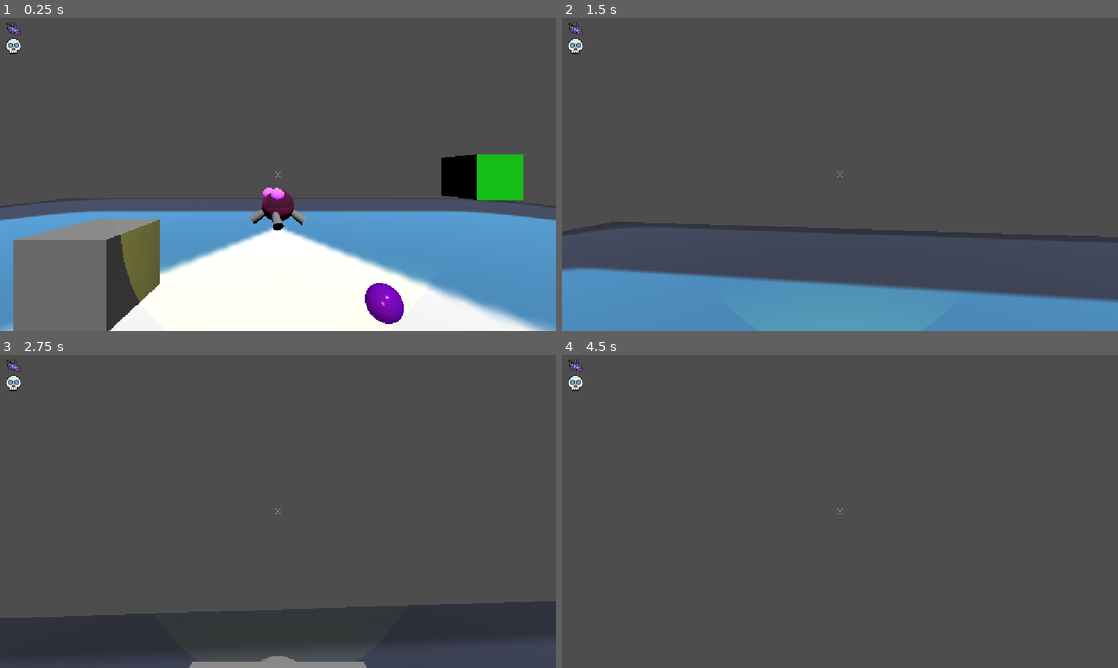
Above: before the commit, frames 1-4 (two rows, left to right).
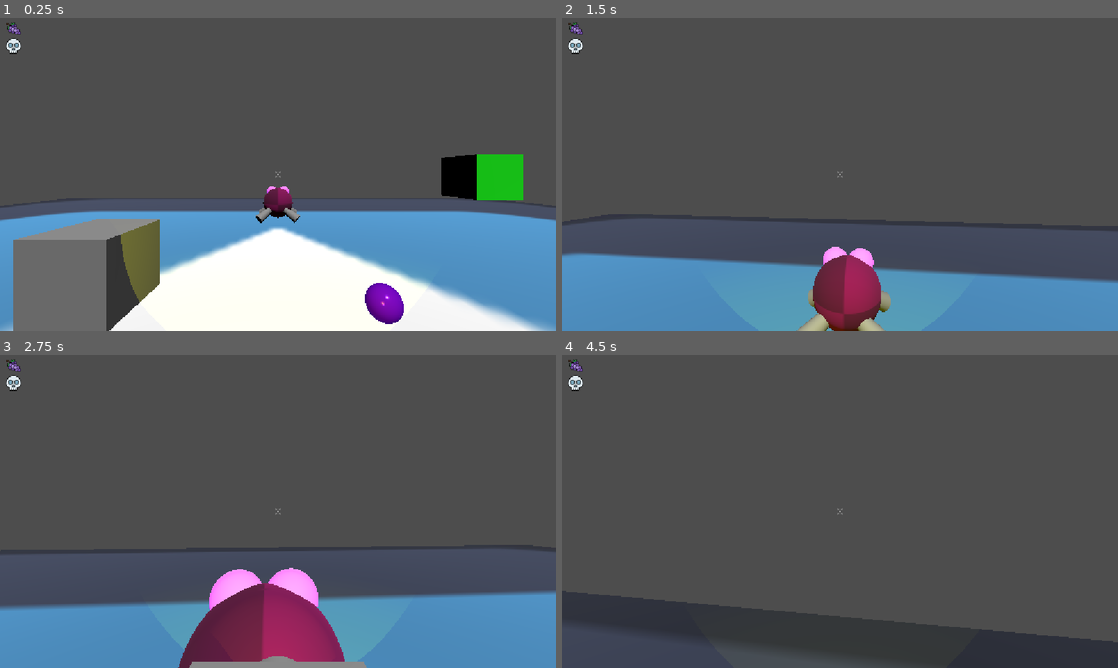
Above: after the commit, the same moments.

Repository: BrokHoly/spark-them-all
Game: Godot game, scene res://levels/sand_box.tscn
The game is run twice, just before and just after one commit, with the same random seed, the same clock (stepped at 60 frames per second) and the same inputs. The engine's default icon, where the game draws it, is replaced by a stand-in: a white triangle on a blue panel in a dark square.
Inputs (mouse positions are in pixels of both pictures, inside the frame that each line leads up to):
- Up to frame 1 (0.25 s): no input
- Up to frame 2 (1.5 s): move the mouse to (867, 174) at 0.52 s; press the mouse at (867, 174) at 0.53 s; hold W (move_forward) from 0.53 s (still down); tap Space (jump) at 0.77 s; move the mouse to (812, 174) at 1.27 s; release the mouse at (812, 174) at 1.28 s; tap F (interact) at 1.35 s
- Up to frame 3 (2.75 s): keep holding W (move_forward); tap Space (jump) at 1.52 s; move the mouse to (289, 505) at 2.02 s; hold Ctrl (sprint) from 2.03 s (still down)
- Up to frame 4 (4.5 s): keep holding W (move_forward); move the mouse to (834, 517) at 2.77 s; release Ctrl (sprint) at 2.78 s; click (834, 517) at 2.85 s; tap Space (jump) at 3.02, 3.77 s; move the mouse to (878, 514) at 3.52 s; hold F (interact) 3.53-4.28 s; move the mouse to (795, 508) at 4.27 s; tap Ctrl (sprint) at 4.35 s

The runs differ from the first frame. In frame 1, 0.6% of the frame differs, in the area x 45-55%, y 53-68%; in frame 2, 11%; in frame 3, 24%, in the area x 0-100%, y 60-100%; in frame 4, 11%.
Error after the commit: Parse Error: Identifier "player" not declared in the current scope. (res://characters/enemies/boular/boular.gd:13)

Commit message:
Main menu main idea. Nothing connected yet

Diff:
--- a/characters/enemies/boular/boular.gd
+++ b/characters/enemies/boular/boular.gd
@@ -9,36 +9,8 @@
 
 var grape_scene : PackedScene = preload("res://collectibles/loots/boular_grape.tscn")
 
-@export var player: Node3D
-
 func _ready() -> void:
 	killed.connect(player.on_ennemy_killed)
-
-func _physics_process(delta: float) -> void:
-	# Gravity
-	if not is_on_floor():
-		velocity += get_gravity() * delta
-
-	time_since_last_hit += delta
-
-	if player:
-		var to_player = (player.global_position - global_position)
-		to_player.y = 0  # Ignore vertical differences
-		if to_player.length() > 0.1:
-			var direction = to_player.normalized()
-
-			# Movement
-			velocity.x = direction.x * SPEED
-			velocity.z = direction.z * SPEED
-
-			# Smooth rotation toward player
-			var target_rotation = Vector3(0, atan2(-direction.x, -direction.z), 0)
-			rotation.y = lerp_angle(rotation.y, target_rotation.y, 5.0 * delta)
-		else:
-			# Slow down if close
-			velocity.x = move_toward(velocity.x, 0, SPEED)
-			velocity.z = move_toward(velocity.z, 0, SPEED)
-	move_and_slide()
 
 func expose_to_light(delta: float, damage_per_tick: int, damage_cooldown: float):
 	# Only take damage if cooldown passed
